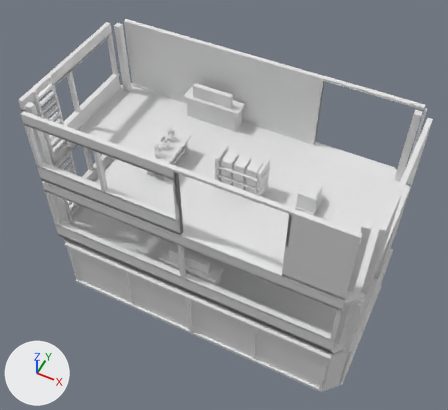
One commit to the OBJ model cloudbreak-array-r2/assets/tower-m-2.obj: the scene before it, then after it.
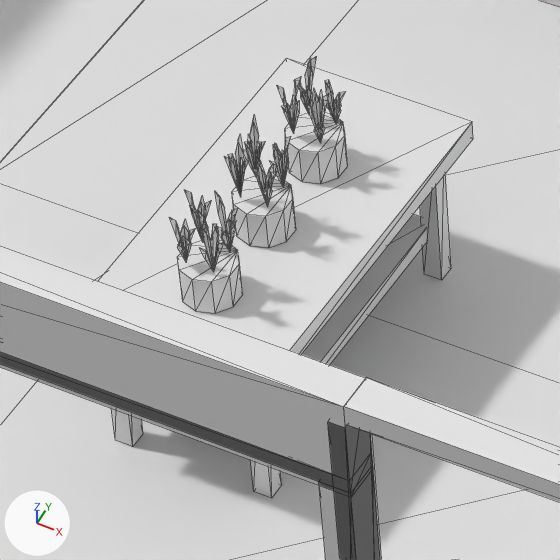
There are two pictures of each version: one whole from a camera (50 mm lens) standing at (7.18, -14.26, 19.39) and looking at (0.09, -0.09, 1.68), one close up on the part from 30% to 45% of the width and 29% to 46% of the height. Arrows for +X, +Y and +Z are at lower left; the lights stay in place. The last two pictures show the newer version. The close-ups show mesh edges as thin lines. Where no turn or scale is listed for an object, it has been applied to the vertices.

Script lines for the objects in view, before the commit:
```python
me_tower_m_2 = bpy.data.meshes.new('tower-m-2')
me_tower_m_2.from_pydata(...)  # 2390 vertices, 3409 faces; spans x -6.42..6.42, y -3.3..3.3, z -2.97..6.53
ob_tower_m_2 = bpy.data.objects.new('tower-m-2', me_tower_m_2)
ob_tower_m_2.location = (0.0, 0.0, 0.0)
```
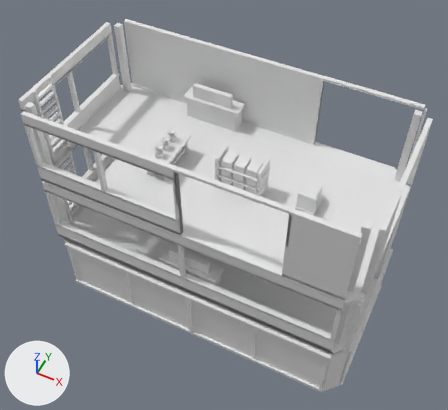
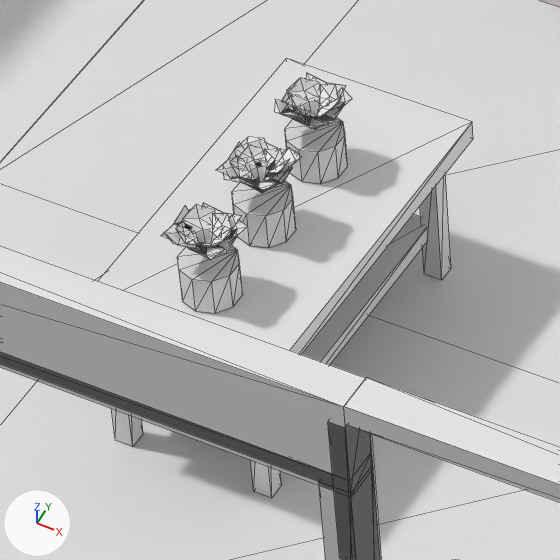
The change, as a diff of the scene's bpy script:
```diff
--- a/cloudbreak-array-r2/assets/tower-m-2.obj.py
+++ b/cloudbreak-array-r2/assets/tower-m-2.obj.py
@@ me_tower_m_2 @@
 # used by ob_tower_m_2; location = (0.0, 0.0, 0.0)
-me_tower_m_2.from_pydata(...)  # 2390 vertices, 3409 faces; spans x -6.42..6.42, y -3.3..3.3, z -2.97..6.53
+me_tower_m_2.from_pydata(...)  # 2300 vertices, 3409 faces; spans x -6.42..6.42, y -3.3..3.3, z -2.97..6.53
+# me_tower_m_2 part 1: a new loose piece of 85 vertices spanning x -2.21..-1.93, y -0.6..-0.32, z 4.26..4.48
+# me_tower_m_2 part 2: a new loose piece of 85 vertices spanning x -2.21..-1.93, y -0.13..0.15, z 4.26..4.49
+# me_tower_m_2 part 3: 2 vertices moved from x -2.12..-2.09, y -1.03..-1.02, z 4.38..4.43 to x -2.1..-2.02, y -1.05..-1.04, z 4.43..4.46; 297 vertices removed from x -2.19..-1.95, y -1.06..0.14, z 4.26..4.61; 82 vertices added at x -2.21..-1.93, y -1.07..-0.79, z 4.26..4.47
+# other edits to the shape of me_tower_m_2 do not show in these pictures
```

Boxes (x1, y1, x2, y2) around the edits, measured in the close-ups (560 x 560 px):
part 1 of me_tower_m_2, added: after (216, 137, 301, 193)
part 2 of me_tower_m_2, added: after (274, 73, 352, 130)
part 3 of me_tower_m_2, reshaped: before (170, 57, 345, 272); after (161, 203, 248, 260)
